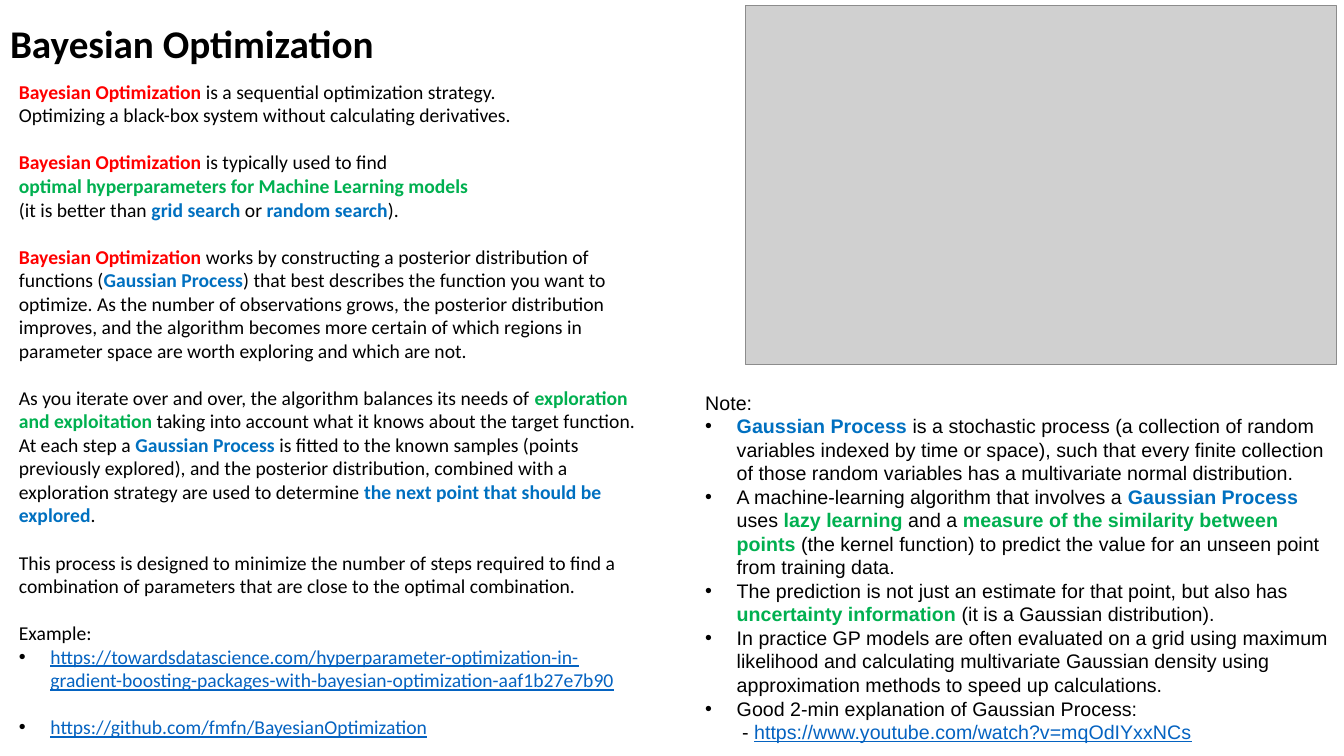
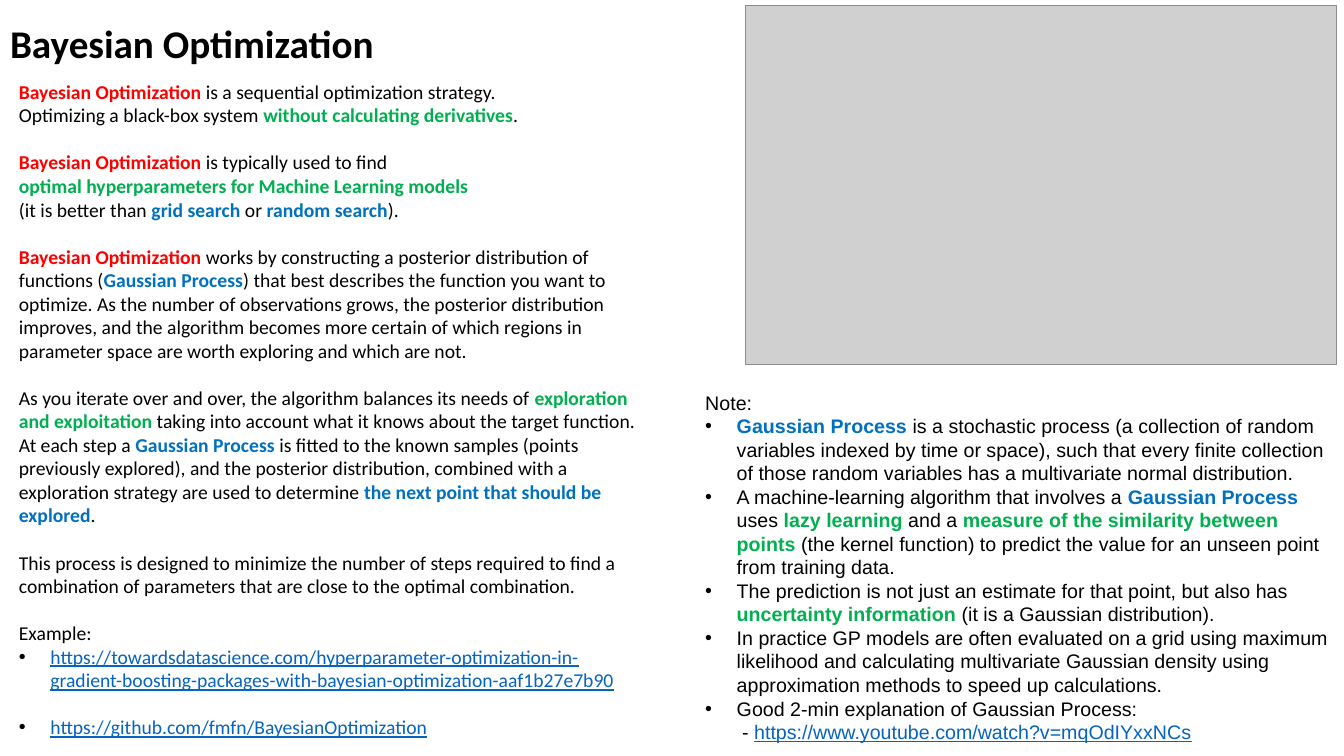
Before and after one commit to lselector/ml_ai_doc, a slide deck: slide 11 of statistics_08_Bayes_Bayesian.pptx (slide 10 before the commit). Drawn at 1344x756 pixels with LibreOffice and Linux fonts; fonts in the diff are those of the drawing; grey boxes stand for pictures. Boxes give left, top, right and bottom in pixels: in the first picture for what was removed or moved away, otherwise in the second. Text is boxed around its words. In the diff, an @@ line names an element or a change of style, - is before the commit and + after.

```diff
--- a/statistics_08_Bayes_Bayesian.pptx
+++ b/statistics_08_Bayes_Bayesian.pptx
@@ text at (19,108,518,126): text colour #000000 to #00B050, bold on in "without calculating derivatives." @@
```
Also in this commit, not shown: 1 other slide changed, 1 slide added.
